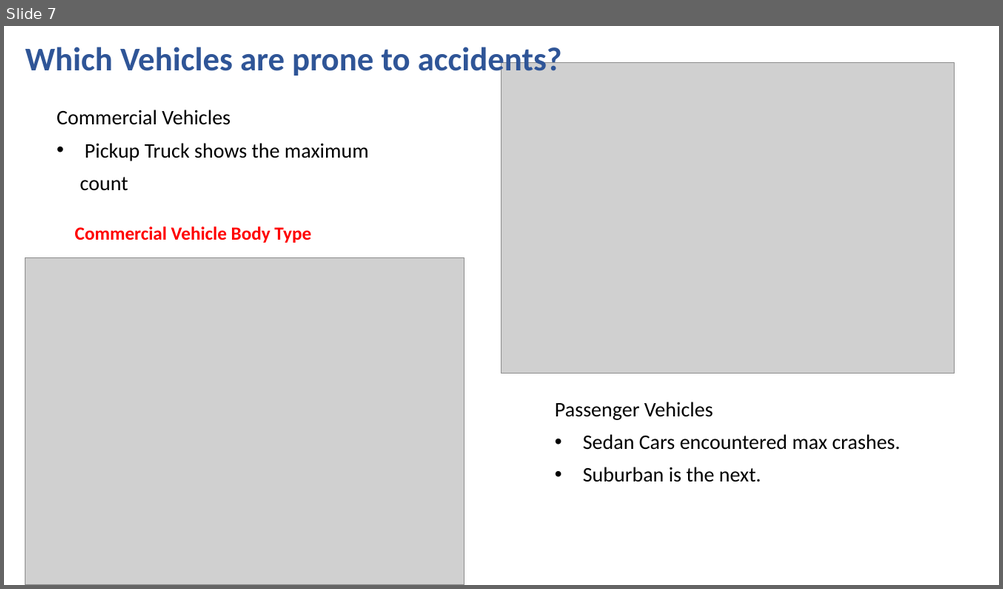
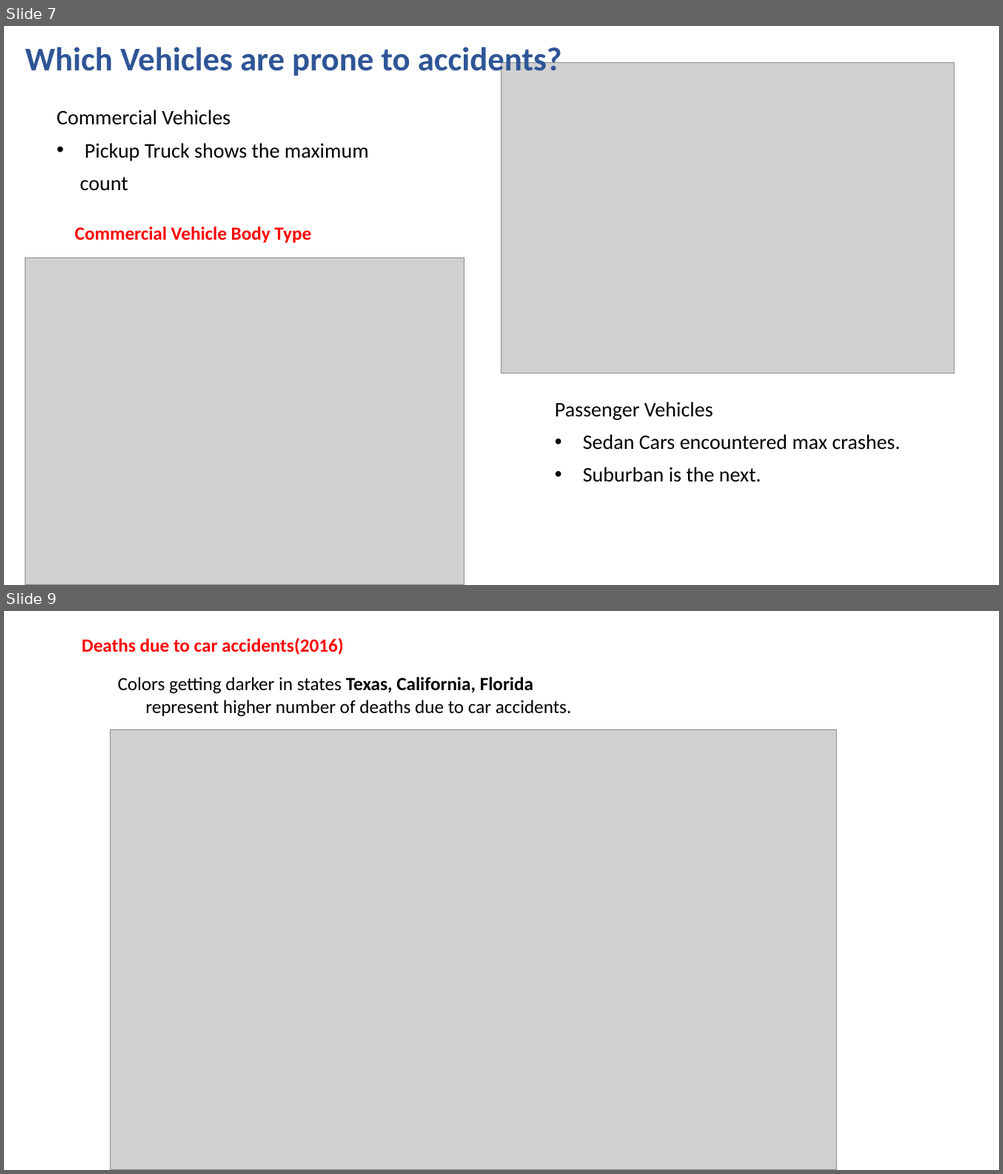
Before and after one commit to Niharika17S/Rutgers-project1, a slide deck: Analysis of Motor Vehicle Crashes.pptx. Shown one above the other, each under a label of ours: slide 7 before the commit, slides 7 and 9 after it; the slides between them are not shown. The pictures are 1003x589 and 1003x1174 pixels, drawn with LibreOffice and Linux fonts; fonts in the diff are those of the drawing; grey boxes stand for pictures. Boxes give left, top, right and bottom in pixels: in the first picture for what was removed or moved away, otherwise in the second. Text is boxed around its words. In the diff, an @@ line names an element or a change of style, - is before the commit and + after.

```diff
--- a/Analysis of Motor Vehicle Crashes.pptx
+++ b/Analysis of Motor Vehicle Crashes.pptx
@@ slide 9 added at [4, 611, 999, 1170], background #FFFFFF @@
@@ text added at [82, 638, 344, 655], 18 pt, text #FF0000, bold @@
+Deaths due to car accidents(2016)
@@ text added at [118, 677, 572, 717], 18 pt, text #000000 @@
+Colors getting darker in states Texas, California, Florida represent higher number of deaths due to car accidents.
@@ picture added at [110, 729, 836, 1170] @@
```
Also in this commit, not shown: 1 slide changed, 4 other slides added.
